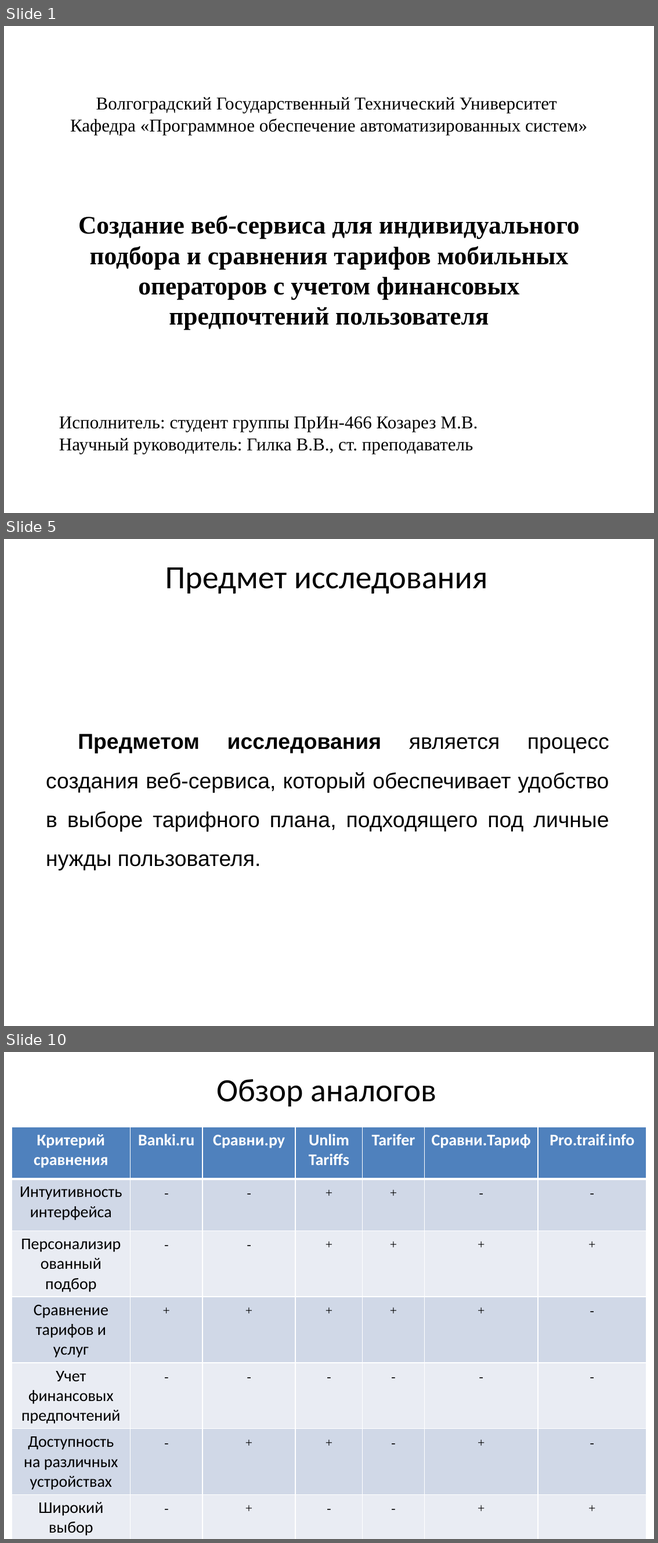
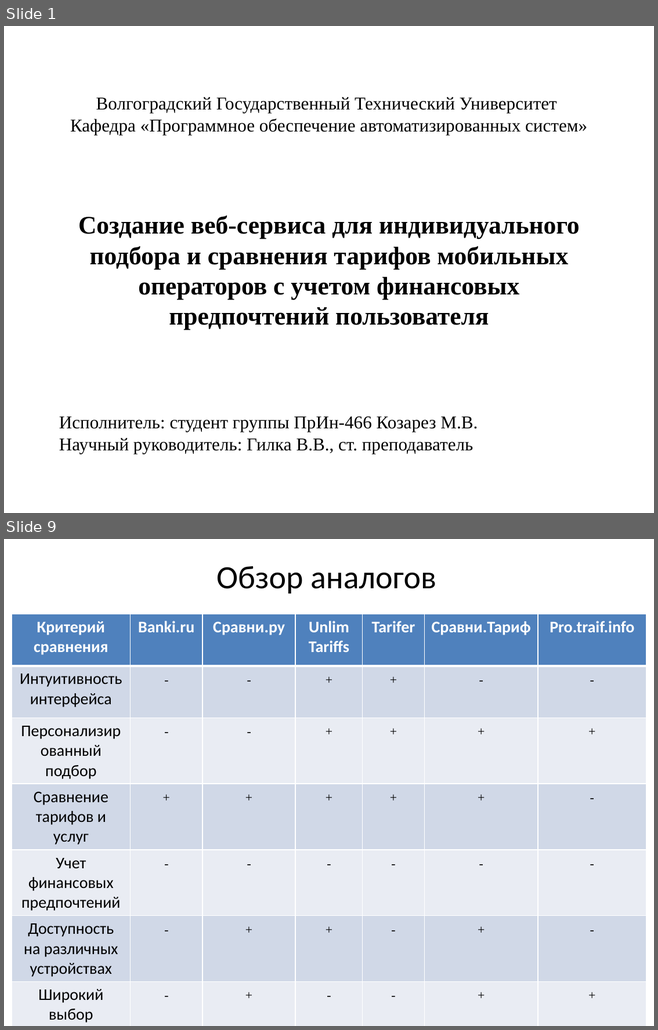
Before and after one commit to vadimgilka/WebsiteOperatorRates, a slide deck: Documentation/Pre-defense/First/Presentation.pptx. Shown one above the other, each under a label of ours: slides 1, 5 and 10 before the commit, slides 1 and 9 after it; the slides between them are not shown. The pictures are 658x1543 and 658x1030 pixels, drawn with LibreOffice and Linux fonts; fonts in the diff are those of the drawing. Boxes give left, top, right and bottom in pixels: in the first picture for what was removed or moved away, otherwise in the second. Text is boxed around its words. In the diff, an @@ line names an element or a change of style, - is before the commit and + after.

```diff
--- a/Documentation/Pre-defense/First/Presentation.pptx
+++ b/Documentation/Pre-defense/First/Presentation.pptx
@@ slide 5 removed at (4,539,654,1026), background #FFFFFF @@
@@ title removed at (165,567,487,594) @@
-Предмет исследования
@@ subtitle removed at (46,734,609,871) @@
-Предметом исследования является процесс создания веб-сервиса, который обеспечивает удобство в выборе тарифного плана, подходящего под личные нужды пользователя.
@@ what was slide 10 is now slide 9 @@
```
Also in this commit, not shown: 13 slides changed.
